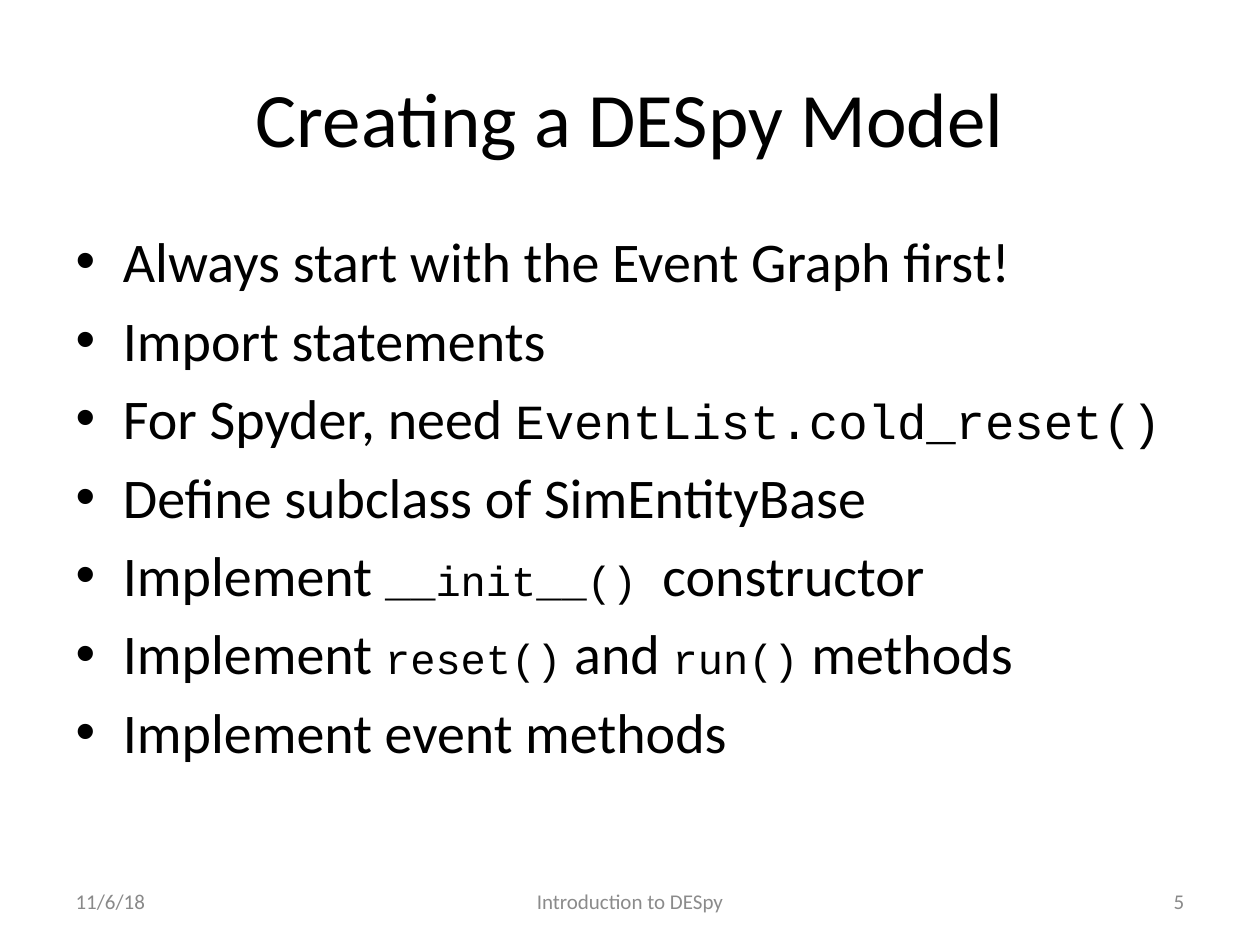
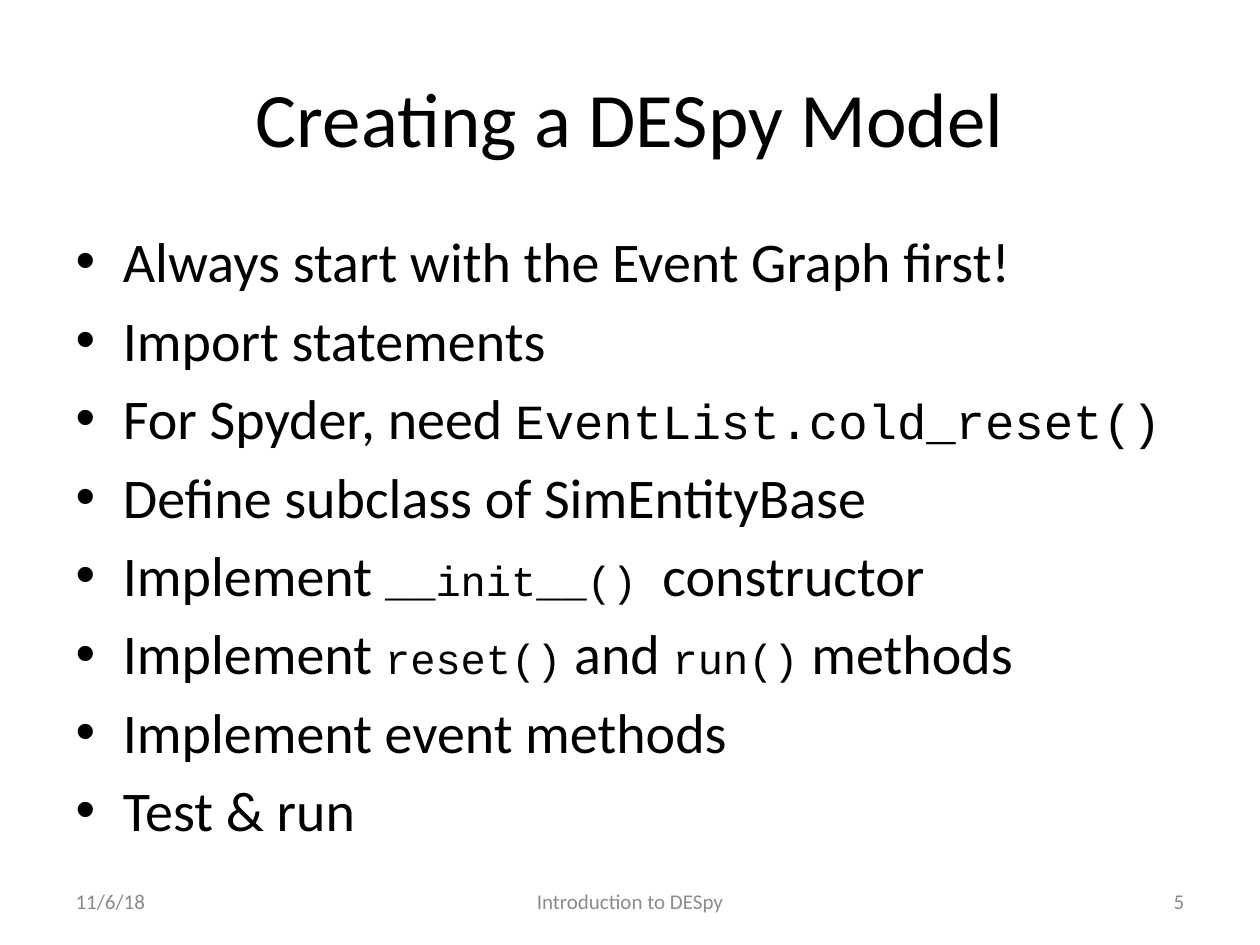
Before and after one commit to ahbuss/DESModeling, a slide deck: slide 5 of DESpy/OA3302 - Intro to DESpy.pptx. Drawn at 1260x945 pixels with LibreOffice and Linux fonts; fonts in the diff are those of the drawing; background and template pictures are left out. Boxes give left, top, right and bottom in pixels: in the first picture for what was removed or moved away, otherwise in the second. Text is boxed around its words. In the diff, an @@ line names an element or a change of style, - is before the commit and + after.

```diff
--- a/DESpy/OA3302 - Intro to DESpy.pptx
+++ b/DESpy/OA3302 - Intro to DESpy.pptx
@@ text at bbox=[123, 795, 355, 832]: paragraph added @@
+• Test & run
```
Also in this commit, not shown: 1 other slide changed, 4 other files.
